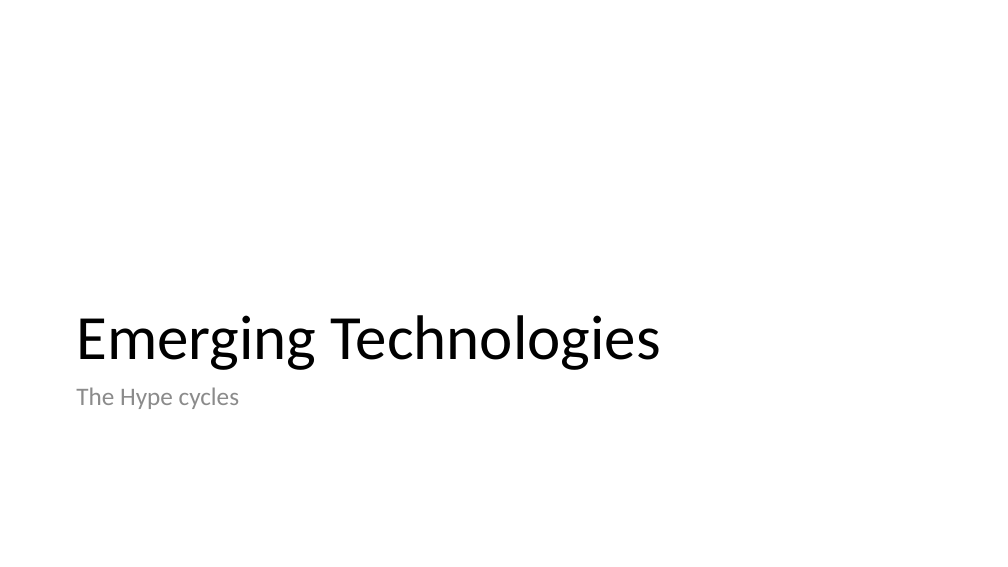
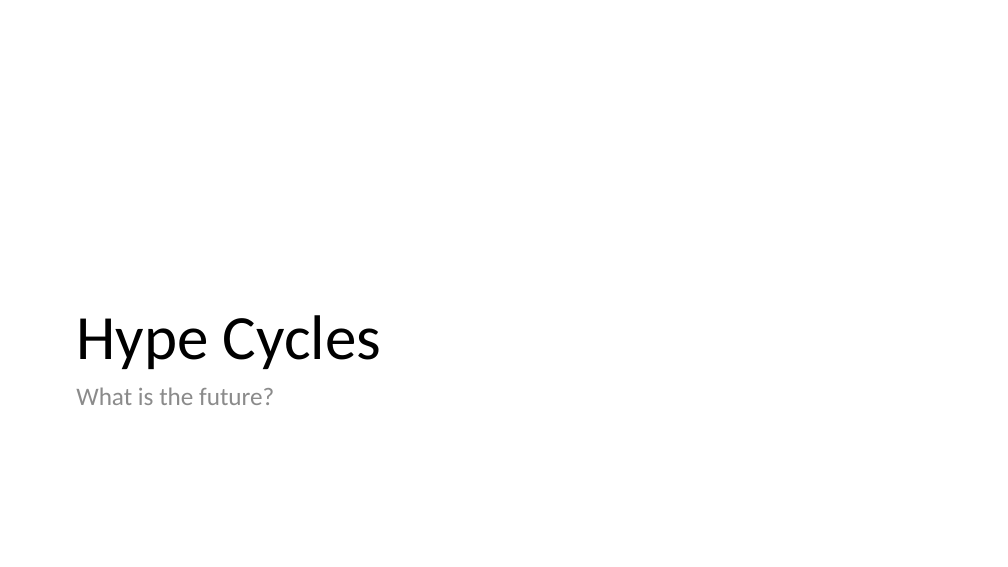
Before and after one commit to yogeshhk/Publications, a slide deck: slide 4 of Talk_EmergingTechnologies_MES_March13.pptx (slide 6 before the commit). Drawn at 1008x567 pixels with LibreOffice and Linux fonts; fonts in the diff are those of the drawing. Boxes give left, top, right and bottom in pixels: in the first picture for what was removed or moved away, otherwise in the second. Text is boxed around its words. In the diff, an @@ line names an element or a change of style, - is before the commit and + after.

Commit message:
Added to Hype Cycle lecture

```diff
--- a/Talk_EmergingTechnologies_MES_March13.pptx
+++ b/Talk_EmergingTechnologies_MES_March13.pptx
@@ title at (x1=76, y1=315, x2=381, y2=369): text changed @@
-Emerging Technologies
+Hype Cycles
@@ text at (x1=76, y1=387, x2=274, y2=405): text changed @@
-The Hype cycles
+What is the future?
```
Also in this commit, not shown: 3 other slides changed, 8 slides added, 1 slide removed, 1 other file.
